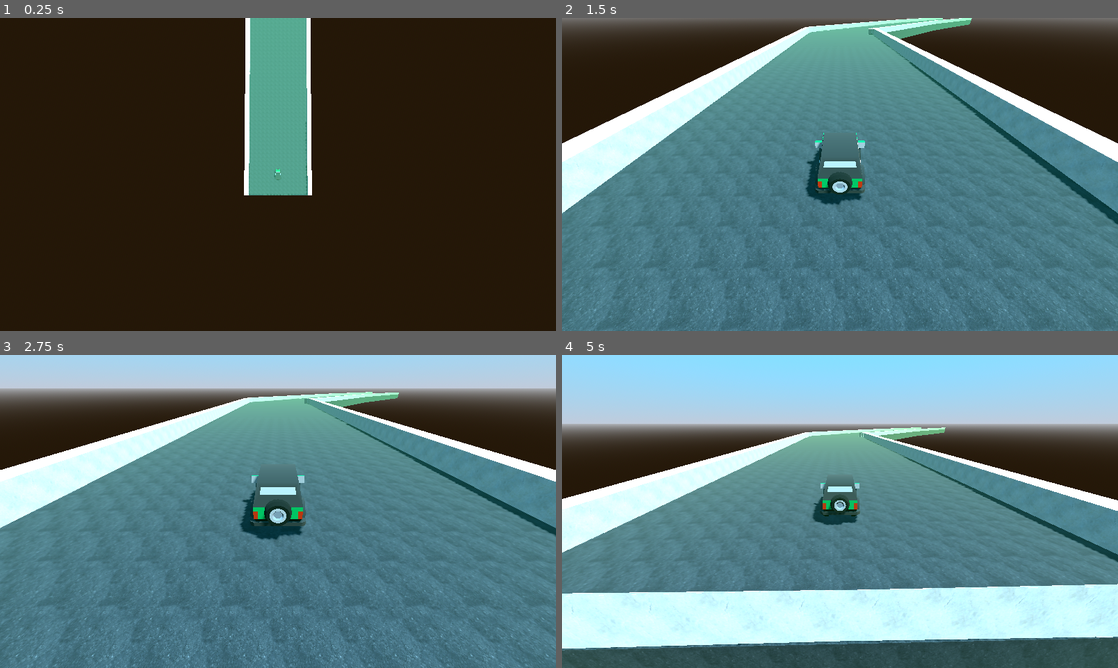
Above: before the commit, frames 1-4 (two rows, left to right).
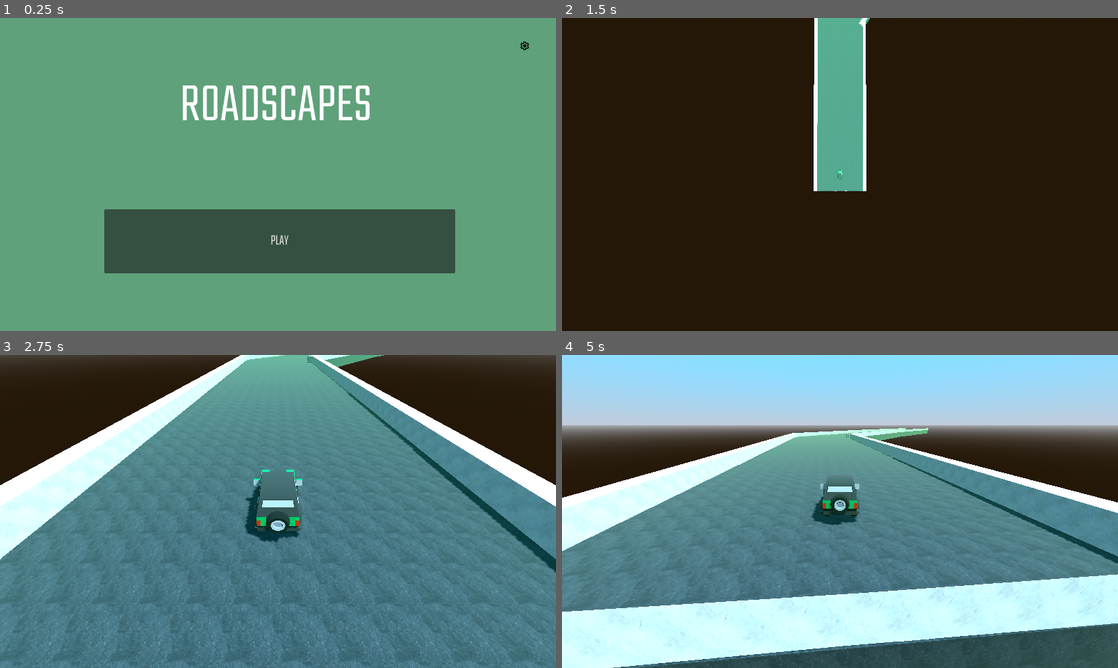
Above: after the commit, the same moments.

Repository: vachanbhogi/drive
Game: Godot game, scene res://Title/title.tscn
The game is run twice, just before and just after one commit, with the same random seed, the same clock (stepped at 60 frames per second) and the same inputs. Before the commit the project starts from res://world.tscn.
Inputs (mouse positions are in pixels of both pictures, inside the frame that each line leads up to):
- Up to frame 1 (0.25 s): no input
- Up to frame 2 (1.5 s): click (1084, 46) at 0.52 s; click (840, 240) at 1.25 s, where only the run after the commit has a clickable "PLAY"
- Up to frame 3 (2.75 s): hold D (steer_right) from 2.03 s (still down)
- Up to frame 4 (5 s): release D (steer_right) at 2.78 s; hold S (brake) 2.78-3.53 s; hold D (steer_right) 3.53-4.28 s; hold W (accelerate) from 4.28 s (still down)

The runs differ from the first frame. In frame 1, 96% of the frame differs, in the area x 0-100%, y 0-100%; in frame 2, 85%; in frame 3, 29%; in frame 4, 10%.

Commit message:
title

Diff:
--- /dev/null
+++ b/Title/title.gd
@@ -0,0 +1,38 @@
+extends Control
+
+var colors = [
+	Color.html('539e7b'),
+	Color.html('e9c46a'),
+	Color.html('acedff'),
+	Color.html('947bd3'),
+	Color.html('e54b4b')
+]
+var current_color_index = 0
+var current_fog_color = colors[0]
+var target_color = colors[1]
+
+var transition_duration = 3.0
+var transition_timer = 0.0
+
+@onready var background := $Background
+
+func _process(delta: float) -> void:
+	if transition_timer < transition_duration:
+		transition_timer += delta
+		var t = transition_timer / transition_duration
+		var current_color = Color(
+			lerp(current_fog_color.r, target_color.r, t),
+			lerp(current_fog_color.g, target_color.g, t),
+			lerp(current_fog_color.b, target_color.b, t),
+			lerp(current_fog_color.a, target_color.a, t)
+		)
+		background.color = current_color
+	else:
+		transition_timer = 0.0
+		current_color_index = (current_color_index + 1) % colors.size()
+		current_fog_color = target_color
+		target_color = colors[current_color_index]
+
+
+func _on_play_pressed() -> void:
+	get_tree().change_scene_to_file('res://World/world.tscn')
--- /dev/null
+++ b/Title/title.tscn
@@ -0,0 +1,56 @@
+[gd_scene load_steps=4 format=3 uid="uid://ckt0rngv4as03"]
+
+[ext_resource type="Script" path="res://Title/title.gd" id="1_mwsnt"]
+[ext_resource type="Theme" uid="uid://c18q4bdymtvff" path="res://assets/ui/theme.tres" id="2_s24mu"]
+[ext_resource type="Texture2D" uid="uid://cbpar7xmv20ow" path="res://assets/ui/icons/gear.svg" id="3_xrg62"]
+
+[node name="Title" type="Control"]
+layout_mode = 3
+anchors_preset = 15
+anchor_right = 1.0
+anchor_bottom = 1.0
+grow_horizontal = 2
+grow_vertical = 2
+script = ExtResource("1_mwsnt")
+
+[node name="Background" type="ColorRect" parent="."]
+layout_mode = 1
+anchors_preset = 15
+anchor_right = 1.0
+anchor_bottom = 1.0
+grow_horizontal = 2
+grow_vertical = 2
+color = Color(0.462745, 0.654902, 0.505882, 1)
+
+[node name="Label" type="Label" parent="."]
+layout_mode = 0
+offset_left = 192.0
+offset_top = 112.0
+offset_right = 1078.0
+offset_bottom = 241.0
+theme = ExtResource("2_s24mu")
+theme_override_font_sizes/font_size = 128
+text = "ROADSCAPES"
+horizontal_alignment = 1
+vertical_alignment = 1
+
+[node name="Play" type="Button" parent="."]
+layout_mode = 0
+offset_left = 240.0
+offset_top = 440.0
+offset_right = 1048.0
+offset_bottom = 587.0
+theme = ExtResource("2_s24mu")
+text = "PLAY"
+
+[node name="Settings" type="Button" parent="."]
+layout_mode = 0
+offset_left = 1176.0
+offset_top = 32.0
+offset_right = 1240.0
+offset_bottom = 96.0
+icon = ExtResource("3_xrg62")
+flat = true
+icon_alignment = 1
+
+[connection signal="pressed" from="Play" to="." method="_on_play_pressed"]
--- a/world.tscn
+++ b/World/world.tscn
@@ -1,6 +1,6 @@
 [gd_scene load_steps=9 format=3 uid="uid://bsha30slaswrl"]
 
-[ext_resource type="Script" path="res://world.gd" id="1_oxdov"]
+[ext_resource type="Script" path="res://World/world.gd" id="1_oxdov"]
 [ext_resource type="PackedScene" uid="uid://o2sqn7rn6p28" path="res://Track/track.tscn" id="1_rd37n"]
 [ext_resource type="PackedScene" uid="uid://cvh0fwg53wpus" path="res://player/player.tscn" id="1_wkfdp"]
 [ext_resource type="Script" path="res://player/Camera.gd" id="2_kikur"]
--- /dev/null
+++ b/assets/ui/icons/gear.svg
@@ -0,0 +1 @@
+<svg xmlns="http://www.w3.org/2000/svg" height="24" viewBox="0 -960 960 960" width="24"><path d="m370-80-16-128q-13-5-24.5-12T307-235l-119 50L78-375l103-78q-1-7-1-13.5v-27q0-6.5 1-13.5L78-585l110-190 119 50q11-8 23-15t24-12l16-128h220l16 128q13 5 24.5 12t22.5 15l119-50 110 190-103 78q1 7 1 13.5v27q0 6.5-2 13.5l103 78-110 190-118-50q-11 8-23 15t-24 12L590-80H370Zm70-80h79l14-106q31-8 57.5-23.5T639-327l99 41 39-68-86-65q5-14 7-29.5t2-31.5q0-16-2-31.5t-7-29.5l86-65-39-68-99 42q-22-23-48.5-38.5T533-694l-13-106h-79l-14 106q-31 8-57.5 23.5T321-633l-99-41-39 68 86 64q-5 15-7 30t-2 32q0 16 2 31t7 30l-86 65 39 68 99-42q22 23 48.5 38.5T427-266l13 106Zm42-180q58 0 99-41t41-99q0-58-41-99t-99-41q-59 0-99.5 41T342-480q0 58 40.5 99t99.5 41Zm-2-140Z"/></svg>
--- /dev/null
+++ b/assets/ui/theme.tres
@@ -0,0 +1,7 @@
+[gd_resource type="Theme" load_steps=2 format=3 uid="uid://c18q4bdymtvff"]
+
+[ext_resource type="FontFile" uid="uid://bisnc1f04kqlp" path="res://assets/ui/fonts/Teko-VariableFont_wght.ttf" id="1_kpuk6"]
+
+[resource]
+default_font = ExtResource("1_kpuk6")
+default_font_size = 32
--- a/project.godot
+++ b/project.godot
@@ -11,7 +11,7 @@
 [application]
 
 config/name="Roadscape"
-run/main_scene="res://world.tscn"
+run/main_scene="res://Title/title.tscn"
 config/features=PackedStringArray("4.2", "Forward Plus")
 config/icon="res://assets/icon.svg"
 
Renamed: world.gd -> World/world.gd
Binary file added: assets/ui/fonts/Teko-VariableFont_wght.ttf
Not shown, added: assets/ui/fonts/Teko-VariableFont_wght.ttf.import
Not shown, added: assets/ui/icons/gear.svg.import
